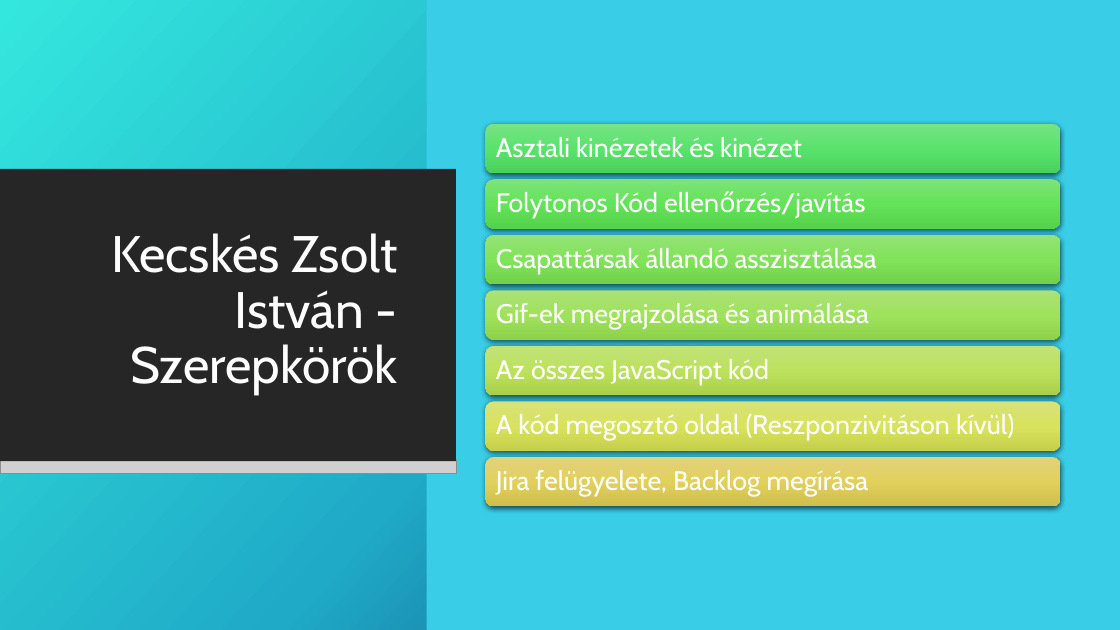
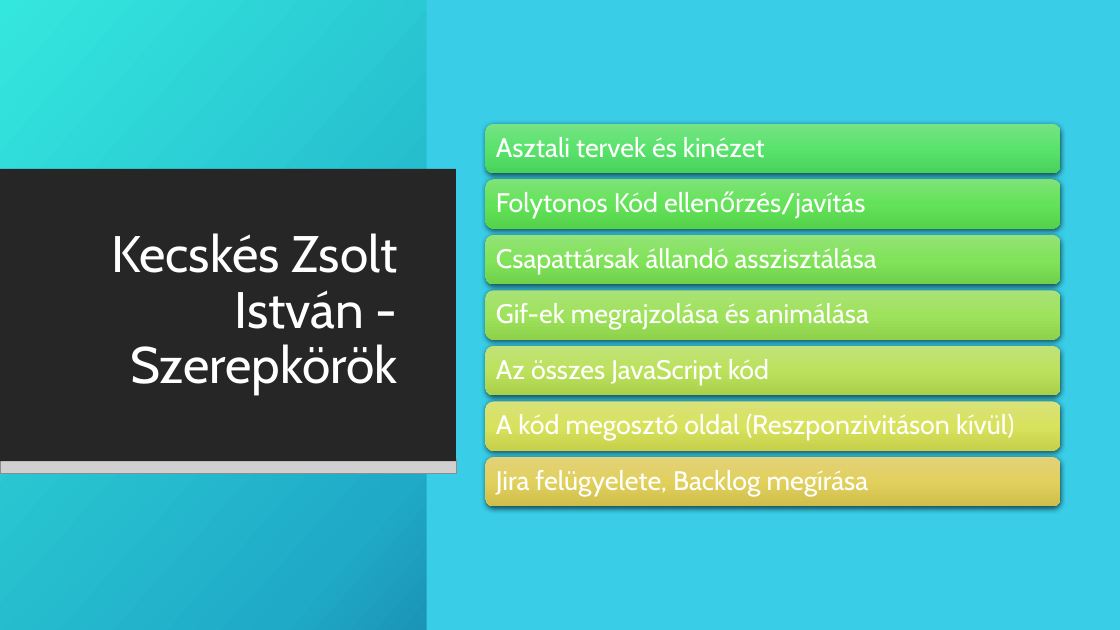
Before and after one commit to kecskeszsoltistvan/NyiltKodok, a slide deck: slide 5 of Open-Source.pptx. Drawn at 1120x630 pixels with LibreOffice and Linux fonts; fonts in the diff are those of the drawing; grey boxes stand for pictures; background and template pictures are left out. Boxes give left, top, right and bottom in pixels: in the first picture for what was removed or moved away, otherwise in the second. Text is boxed around its words. In the diff, an @@ line names an element or a change of style, - is before the commit and + after.

```diff
--- a/Open-Source.pptx
+++ b/Open-Source.pptx
@@ text at (496,137,765,157): text changed @@
-Asztali kinézetek és kinézet
+Asztali tervek és kinézet
```
Also in this commit, not shown: 8 slides added.
